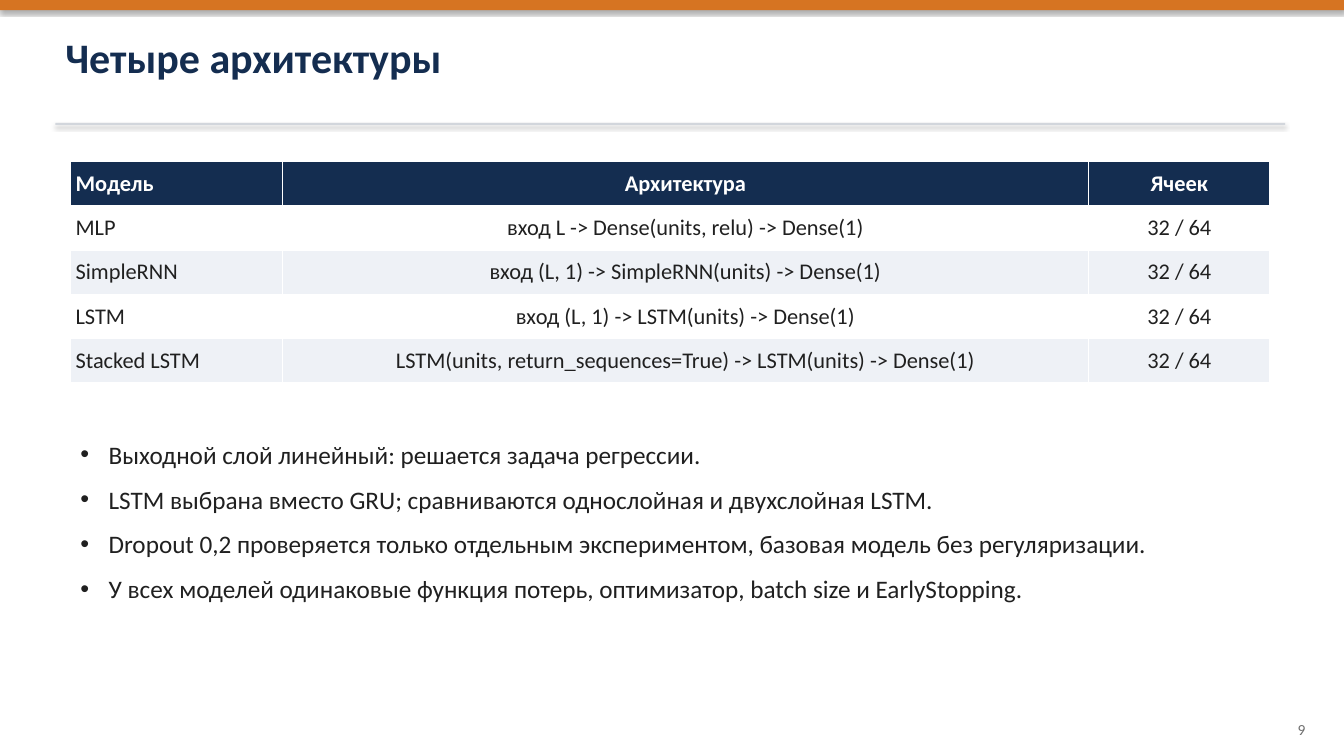
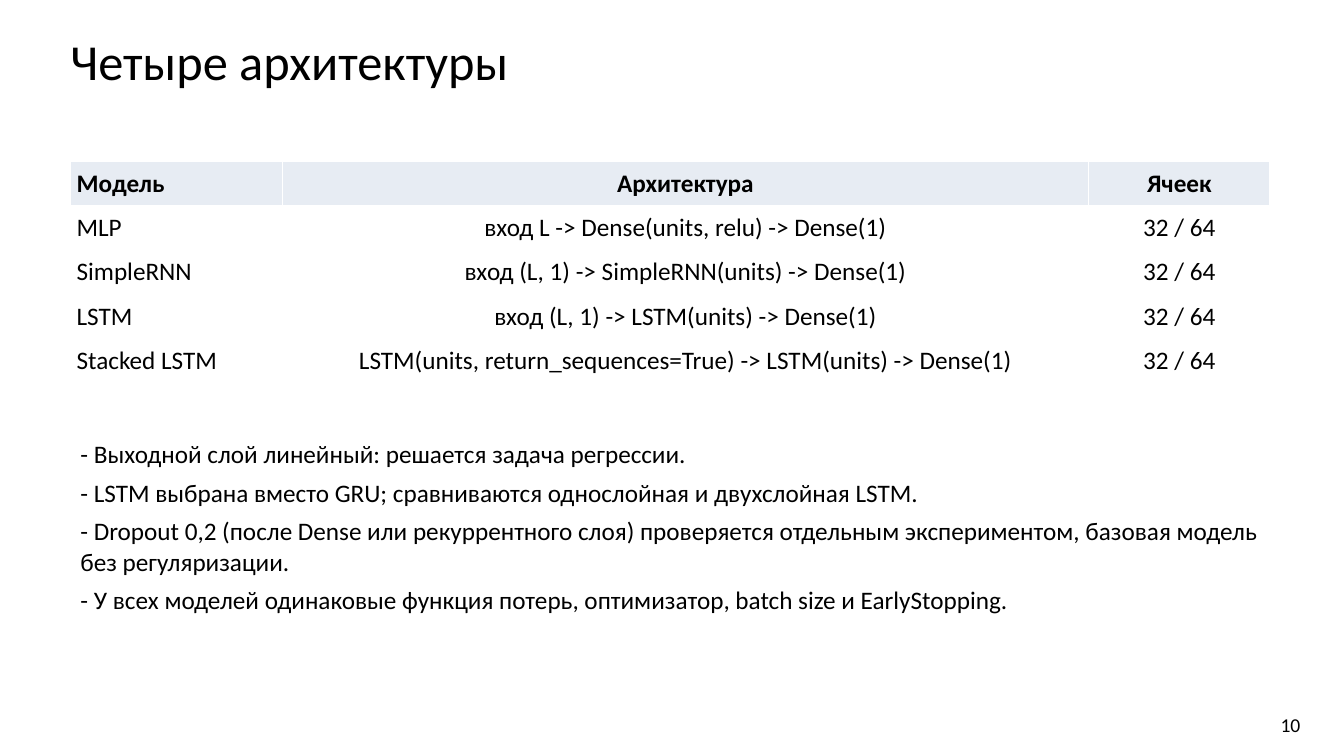
Before and after one commit to bigflyy/nn-uni, a slide deck: slide 10 of labs/lab2/nn-lab-2.pptx. Drawn at 1344x756 pixels with LibreOffice and Linux fonts; fonts in the diff are those of the drawing. Boxes give left, top, right and bottom in pixels: in the first picture for what was removed or moved away, otherwise in the second. Text is boxed around its words. In the diff, an @@ line names an element or a change of style, - is before the commit and + after.

```diff
--- a/labs/lab2/nn-lab-2.pptx
+++ b/labs/lab2/nn-lab-2.pptx
@@ rectangle removed at [0,0,1344,10] @@
@@ text "Четыре архитектуры" at [70,47,508,88]: size 30 to 36 pt, text colour #142D50 to #000000, bold off @@
@@ rectangle removed at [55,123,1286,125] @@
@@ table at [71,161,1270,383] @@
@@ fill #142D50 to #E7ECF3 in row 1 @@
@@ fill #EEF1F6 to #FFFFFF in 6 cells @@
@@ size 16 to 18 pt, text colour #202020 to #000000 @@
@@ text colour #FFFFFF to #000000 in "Модель", "Архитектура", "Ячеек" @@
@@ text at [80,446,1257,614]: text changed; text colour #202020 to #000000 @@
-• Выходной слой линейный: решается задача регрессии.
-• LSTM выбрана вместо GRU; сравниваются однослойная и двухслойная LSTM.
-• Dropout 0,2 проверяется только отдельным экспериментом, базовая модель без регуляризации.
-• У всех моделей одинаковые функция потерь, оптимизатор, batch size и EarlyStopping.
+- Выходной слой линейный: решается задача регрессии.
+- LSTM выбрана вместо GRU; сравниваются однослойная и двухслойная LSTM.
+- Dropout 0,2 (после Dense или рекуррентного слоя) проверяется отдельным экспериментом, базовая модель без регуляризации.
+- У всех моделей одинаковые функция потерь, оптимизатор, batch size и EarlyStopping.
@@ text at [1281,719,1301,732]: text changed; size 11 to 14 pt; text colour #6E6E6E to #000000 @@
-9
+10
```
Also in this commit, not shown: 20 other slides changed, 1 other file.
